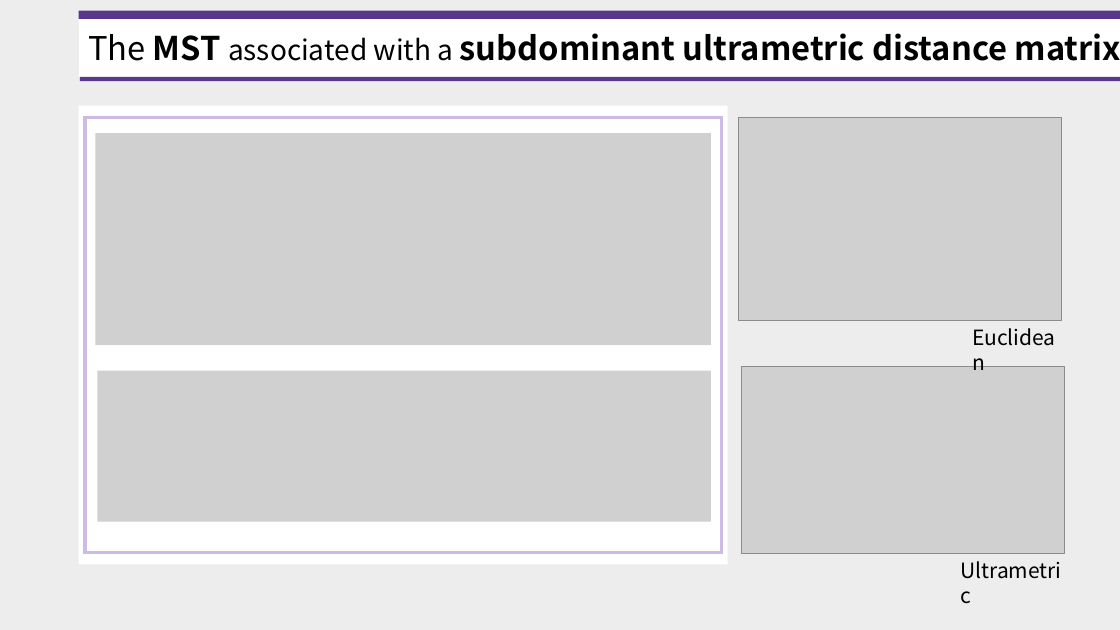
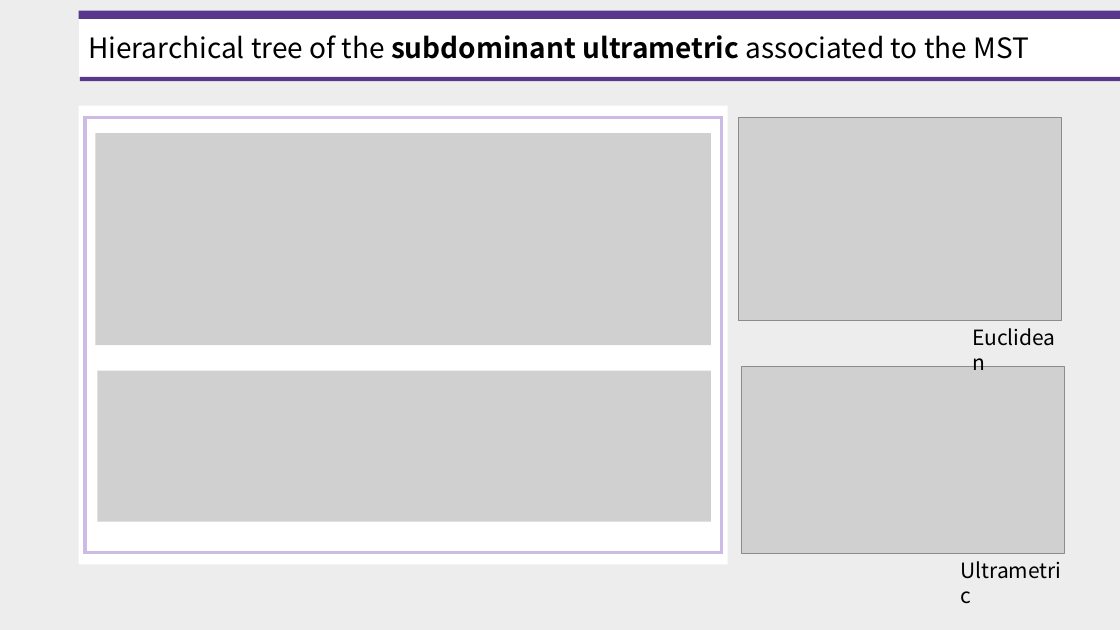
Before and after one commit to OH-Seoyoung/Training_for_Research, a slide deck: slide 11 of 7. Hierarchical_trees/20220120_Hierarchical_structure_in_financial_market.pptx. Drawn at 1120x630 pixels with LibreOffice and Linux fonts; fonts in the diff are those of the drawing; grey boxes stand for pictures. Boxes give left, top, right and bottom in pixels: in the first picture for what was removed or moved away, otherwise in the second. Text is boxed around its words. In the diff, an @@ line names an element or a change of style, - is before the commit and + after.

```diff
--- a/7. Hierarchical_trees/20220120_Hierarchical_structure_in_financial_market.pptx
+++ b/7. Hierarchical_trees/20220120_Hierarchical_structure_in_financial_market.pptx
@@ text at (x1=88, y1=35, x2=1029, y2=59): text changed; size 28 to 24 pt; bold off @@
-The MST associated with a subdominant ultrametric distance matrix
+Hierarchical tree of the subdominant ultrametric associated to the MST
```
Also in this commit, not shown: 2 other slides changed, 3 slides removed, 4 other files.
